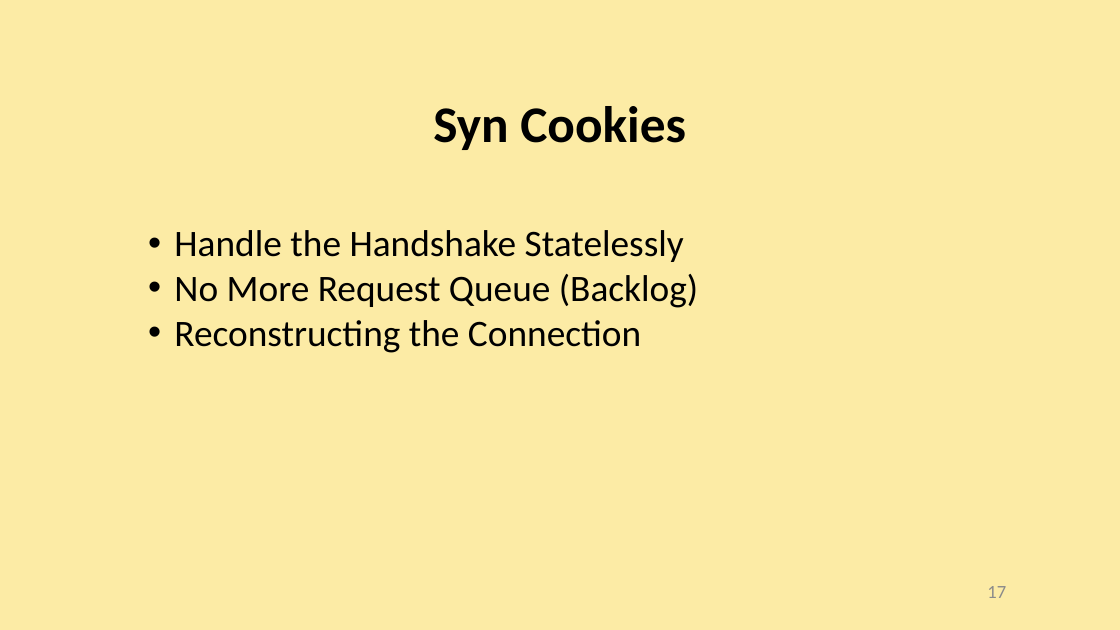
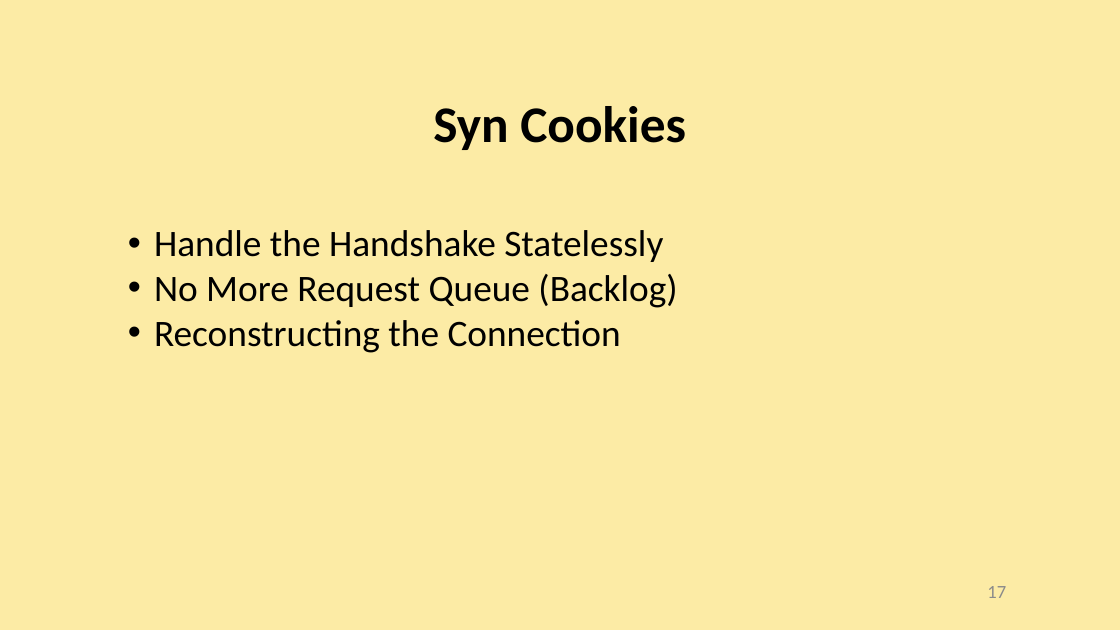
Before and after one commit to AliGhaffarian/university_thingies, a slide deck: slide 17 of research_and_presentation/Transport Layer, TCP and Floods/presentation_slides/Transport Layer, TCP and Floods.pptx. Drawn at 1120x630 pixels with LibreOffice and Linux fonts; fonts in the diff are those of the drawing. Boxes give left, top, right and bottom in pixels: in the first picture for what was removed or moved away, otherwise in the second. Text is boxed around its words. In the diff, an @@ line names an element or a change of style, - is before the commit and + after.

```diff
--- a/research_and_presentation/Transport Layer, TCP and Floods/presentation_slides/Transport Layer, TCP and Floods.pptx
+++ b/research_and_presentation/Transport Layer, TCP and Floods/presentation_slides/Transport Layer, TCP and Floods.pptx
@@ text "Handle the Handshake Statelessly": place and size @@
-text "Handle the Handshake Statelessly" at [174, 230, 698, 353]
+text "Handle the Handshake Statelessly" at [154, 230, 677, 353]
```
Also in this commit, not shown: 21 other slides changed, 1 other file.
